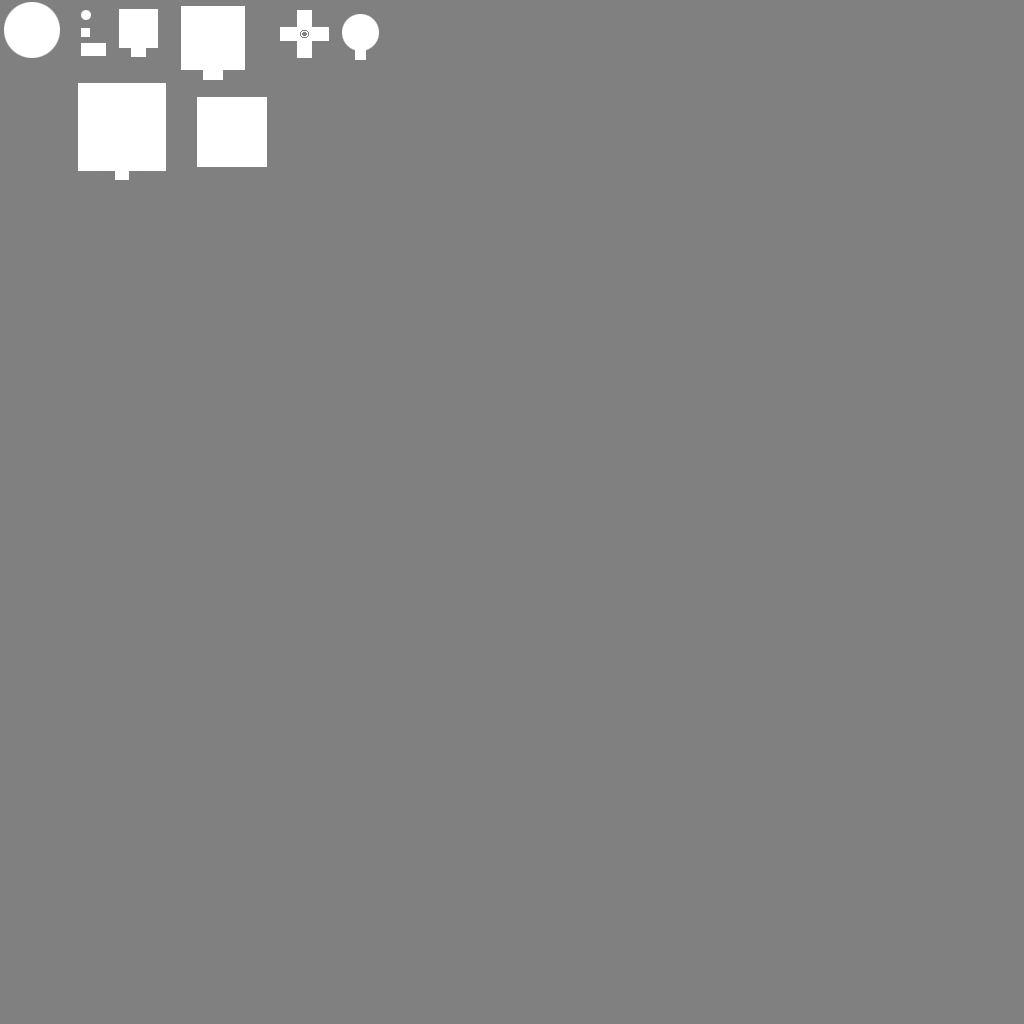
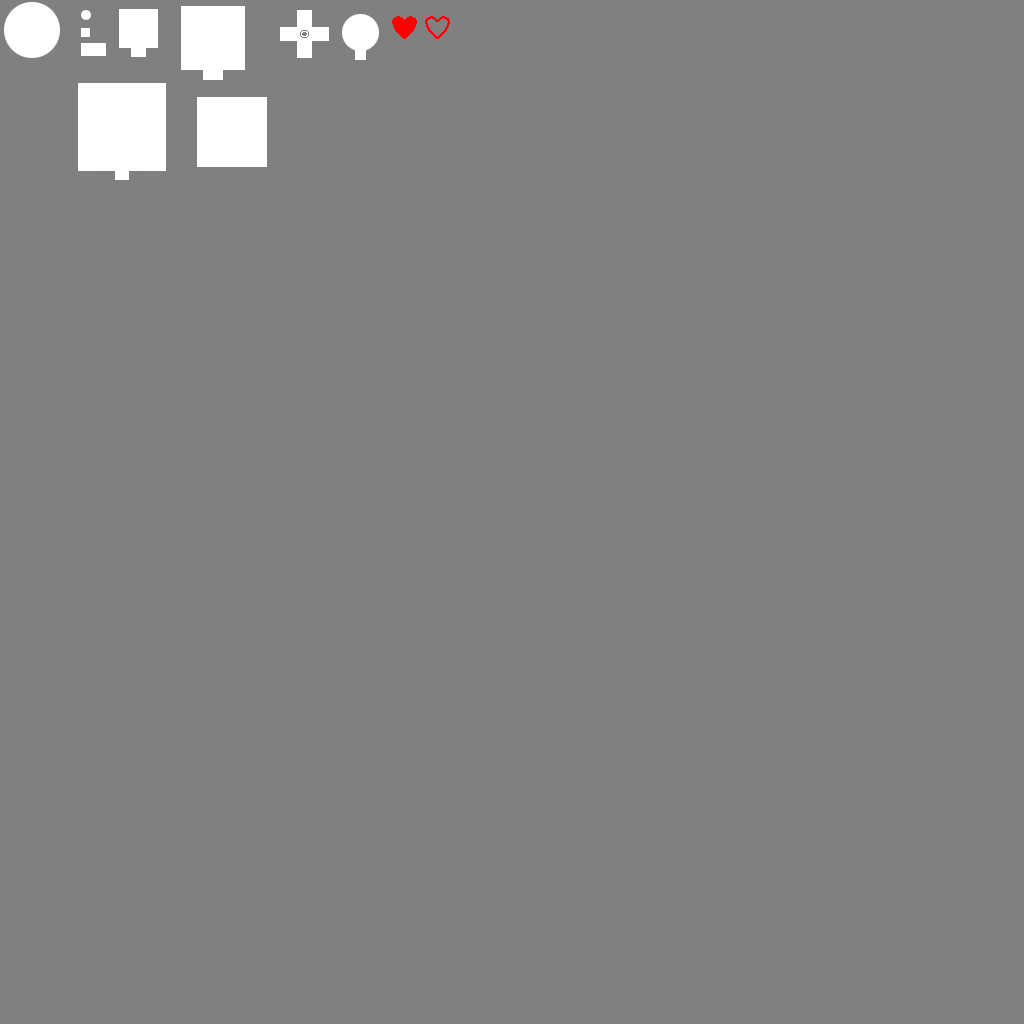
Revision of a layered w=1024, h=1024 image; what changed, layer by layer:
painted on "Layer 2" over [392, 16, 450, 39]
